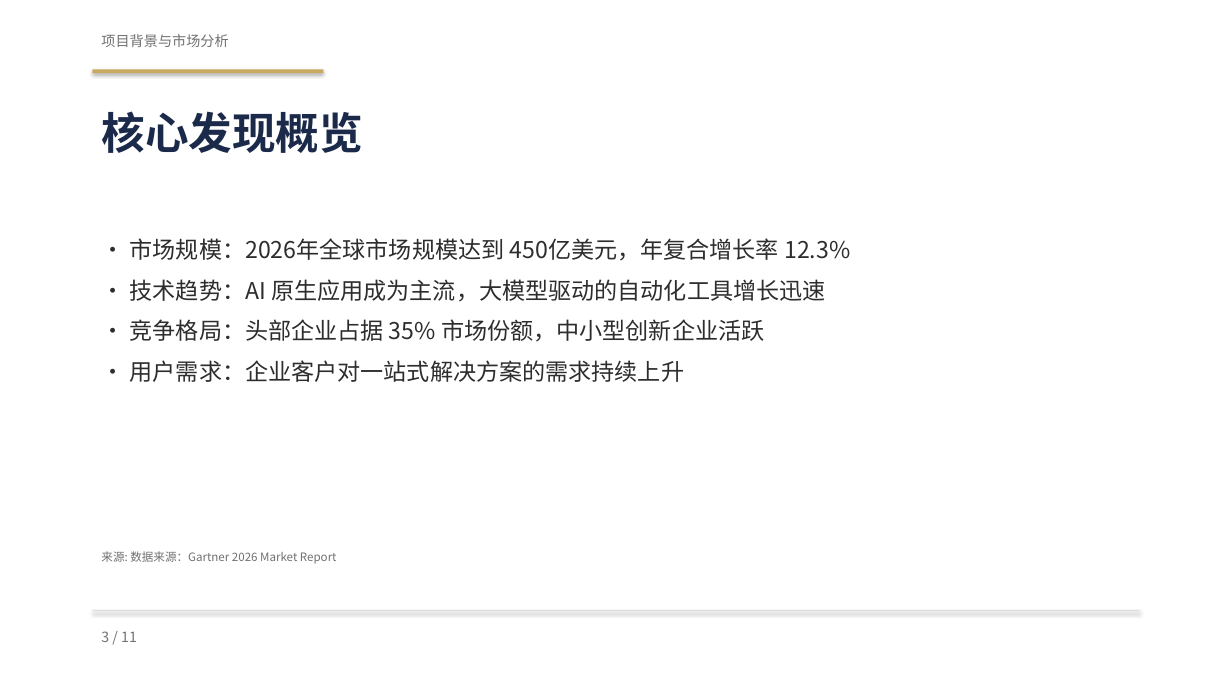
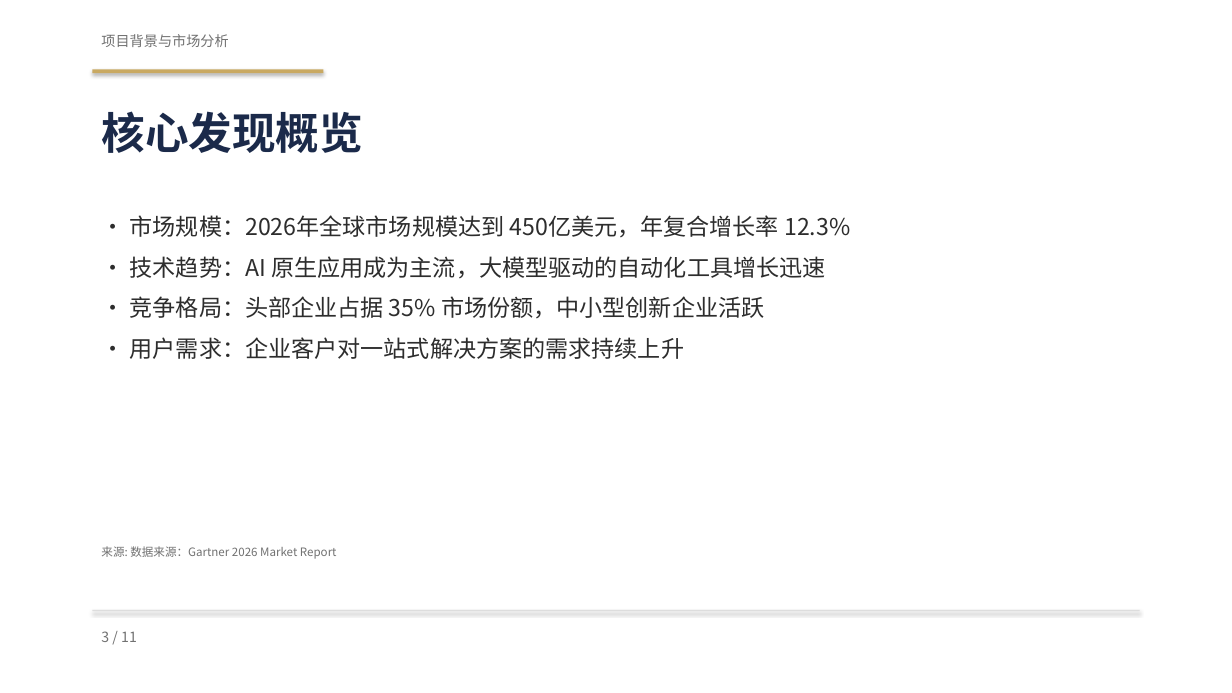
Before and after one commit to SunJenry/PPT_Generator, a slide deck: slide 3 of assets/template.pptx. Drawn at 1232x693 pixels with LibreOffice and Linux fonts; fonts in the diff are those of the drawing. Boxes give left, top, right and bottom in pixels: in the first picture for what was removed or moved away, otherwise in the second. Text is boxed around its words. In the diff, an @@ line names an element or a change of style, - is before the commit and + after.

```diff
--- a/assets/template.pptx
+++ b/assets/template.pptx
@@ text "• 市场规模：2026年全球市场规模达到 450亿美元，年复合增长率 12.3%": place and size @@
-text "• 市场规模：2026年全球市场规模达到 450亿美元，年复合增长率 12.3%" at (130, 238, 850, 382)
+text "• 市场规模：2026年全球市场规模达到 450亿美元，年复合增长率 12.3%" at (130, 215, 850, 359)
@@ text "来源: 数据来源：Gartner 2026 Market Report": place and size @@
-text "来源: 数据来源：Gartner 2026 Market Report" at (101, 551, 337, 564)
+text "来源: 数据来源：Gartner 2026 Market Report" at (101, 546, 337, 559)
```
Also in this commit, not shown: 6 other slides changed, 11 other files.
